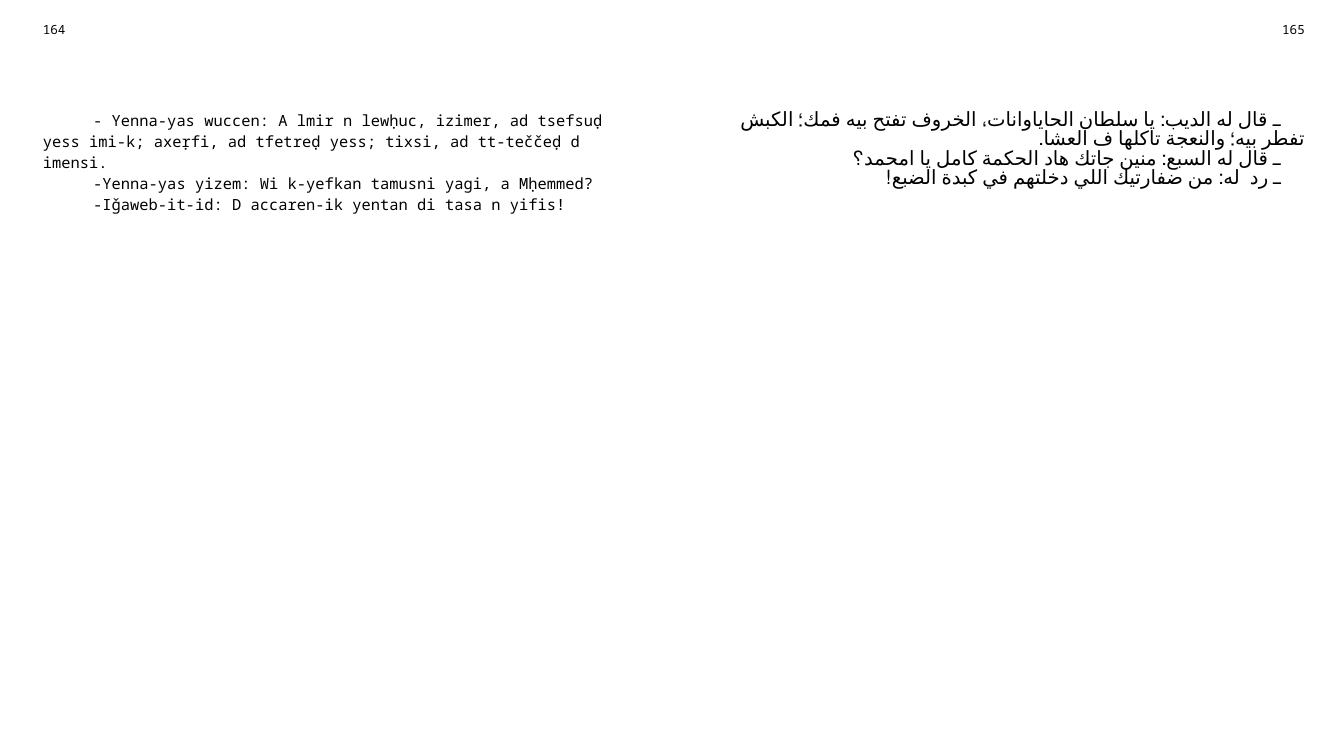
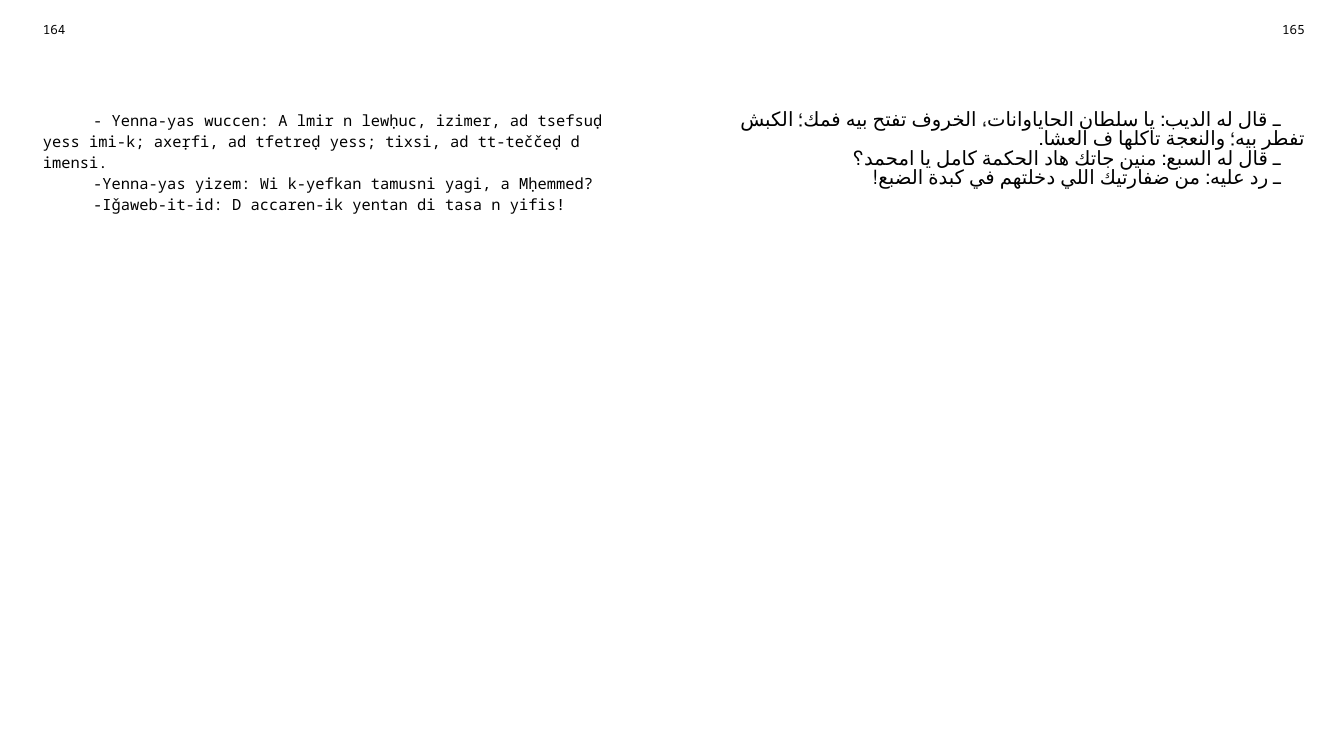
Before and after one commit to sferhah/tamacahut_n_wuccen, a slide deck: slide 79 of Uccen.ConsoleApp/uccen.arq.pptx. Drawn at 1344x756 pixels with LibreOffice and Linux fonts; fonts in the diff are those of the drawing. Boxes give left, top, right and bottom in pixels: in the first picture for what was removed or moved away, otherwise in the second. Text is boxed around its words. In the diff, an @@ line names an element or a change of style, - is before the commit and + after.

```diff
--- a/Uccen.ConsoleApp/uccen.arq.pptx
+++ b/Uccen.ConsoleApp/uccen.arq.pptx
@@ table at (32,16,1315,729) @@
-row 3, column 3: ـ قال له الديب: يا سلطان الحاياوانات، الخروف تفتح بيه فمك؛ الكبش تفطر بيه؛ والنعجة تاكلها ف العشا. / ـ قال له السبع: منين جاتك هاد الحكمة كامل يا امحمد؟ / ـ رد له: من ضفارتيك اللي دخلتهم في كبدة الضبع!
+row 3, column 3: ـ قال له الديب: يا سلطان الحاياوانات، الخروف تفتح بيه فمك؛ الكبش تفطر بيه؛ والنعجة تاكلها ف العشا. / ـ قال له السبع: منين جاتك هاد الحكمة كامل يا امحمد؟ / ـ رد عليه: من ضفارتيك اللي دخلتهم في كبدة الضبع!
```
Also in this commit, not shown: 12 other slides changed, 1 other file.
